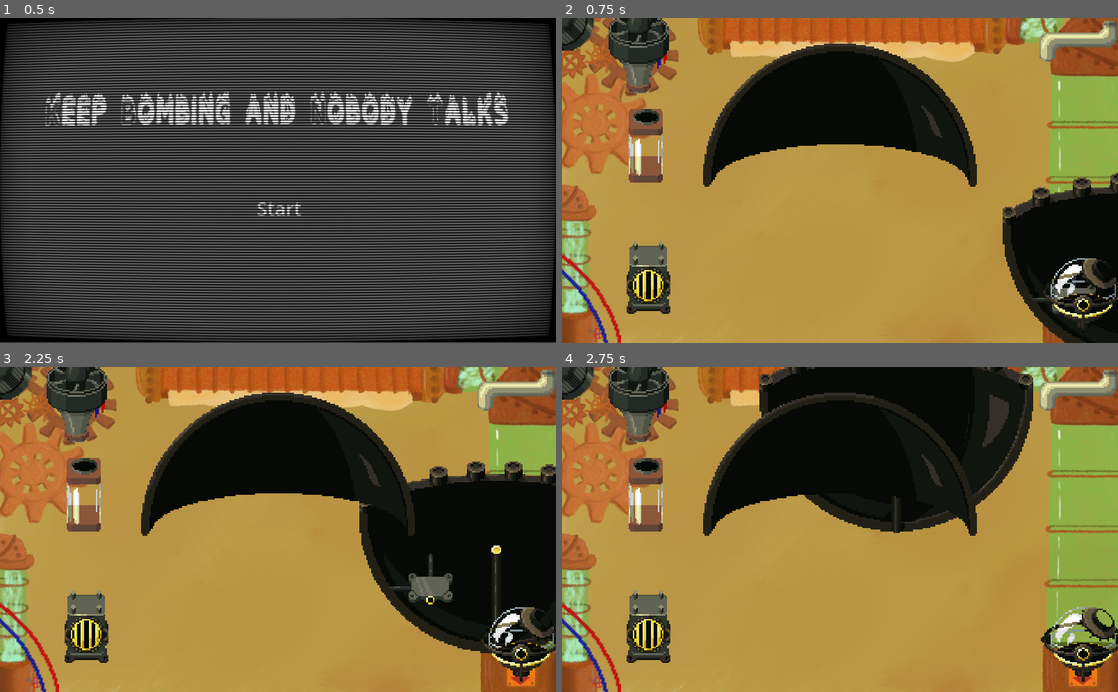
Above: before the commit, frames 1-4 (two rows, left to right).
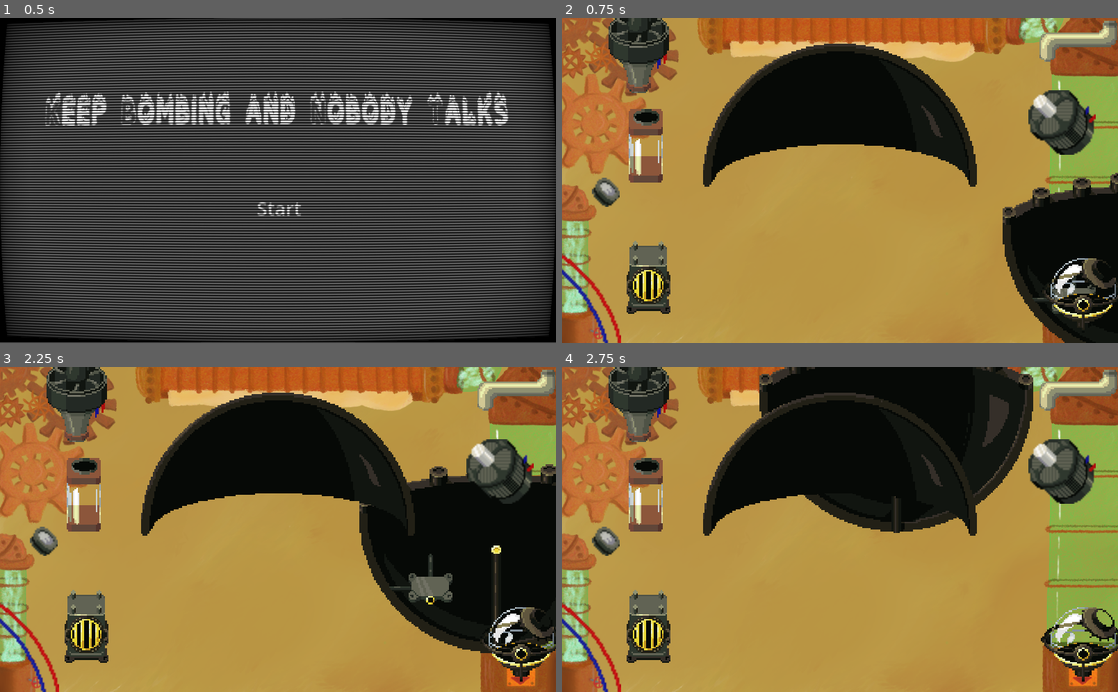
Above: after the commit, the same moments.

Repository: MarianPoirot/Gamejam-construire
Game: Godot game, scene res://Scenes/World/Opening.tscn
The game is run twice, just before and just after one commit, with the same random seed, the same clock (stepped at 60 frames per second) and the same inputs.
Inputs (mouse positions are in pixels of both pictures, inside the frame that each line leads up to):
- Up to frame 1 (0.5 s): no input
- Up to frame 2 (0.75 s): click "Start" at 0.5 s
- Up to frame 3 (2.25 s): tap Enter at 1.25 s; drag from (278, 461) to (461, 643) at 1.27 s; tap Space (start) at 2 s; drag from (522, 643) to (278, 461) at 2.02 s
- Up to frame 4 (2.75 s): no input

Frame 1 is identical in both runs. In frame 2, 2.6% of the frame differs, in the area x 0-96%, y 0-59%; in frame 3, 2.3%; in frame 4, 2.6%.

Commit message:
added bouchon

Diff:
--- a/Scenes/Pieces/ballon.tscn
+++ b/Scenes/Pieces/ballon.tscn
@@ -6,7 +6,6 @@
 
 [node name="ballon" instance=ExtResource("1_o23yy")]
 texture_filter = 1
-id = 1
 
 [node name="Ancre" parent="." index="1"]
 position = Vector2(0, 14)
@@ -16,7 +15,7 @@
 texture_filter = 1
 texture = ExtResource("2_7xcas")
 
-[node name="ancre" parent="recepteurAncre" index="0" instance=ExtResource("2_airq1")]
-position = Vector2(15, -18)
+[node name="ancre-bouchon" parent="recepteurAncre" index="0" instance=ExtResource("2_airq1")]
+position = Vector2(13, -16)
 scale = Vector2(0.8, 0.8)
-id = 9
+id = 1
--- a/Scenes/Pieces/bouchon.tscn
+++ b/Scenes/Pieces/bouchon.tscn
@@ -1,17 +1,20 @@
-[gd_scene load_steps=4 format=3 uid="uid://dnhgpm6x2k2c2"]
+[gd_scene load_steps=5 format=3 uid="uid://dnhgpm6x2k2c2"]
 
 [ext_resource type="PackedScene" uid="uid://dfk32paob4qpa" path="res://Scenes/Pieces/Piece.tscn" id="1_014yb"]
 [ext_resource type="PackedScene" uid="uid://dgicsyqpftdlt" path="res://Scenes/Pieces/ancre.tscn" id="2_nhvv8"]
+[ext_resource type="Texture2D" uid="uid://dwwwe6smni4n" path="res://Assets/Sprites/Bouchon.png" id="3_umwne"]
 
-[sub_resource type="RectangleShape2D" id="RectangleShape2D_2a1o5"]
-size = Vector2(83, 76)
+[sub_resource type="CircleShape2D" id="CircleShape2D_5wlq3"]
+radius = 8.0
 
 [node name="bouchon" instance=ExtResource("1_014yb")]
 id = 1
 
 [node name="DragDropCollision" parent="." index="0"]
-shape = SubResource("RectangleShape2D_2a1o5")
+shape = SubResource("CircleShape2D_5wlq3")
 
 [node name="ancreGoupille" parent="recepteurAncre" index="0" instance=ExtResource("2_nhvv8")]
-position = Vector2(0, -38)
 id = 11
+
+[node name="Sprite2D" type="Sprite2D" parent="." index="3"]
+texture = ExtResource("3_umwne")
--- a/Scenes/World/Main.tscn
+++ b/Scenes/World/Main.tscn
@@ -11,6 +11,7 @@
 [ext_resource type="PackedScene" uid="uid://dx4bvefdrh8sf" path="res://Scenes/Pieces/turbine.tscn" id="7_pxymf"]
 [ext_resource type="PackedScene" uid="uid://bm3duwca17ehv" path="res://Scenes/Pieces/cable.tscn" id="10_scpqc"]
 [ext_resource type="PackedScene" uid="uid://c01csw6ryydmw" path="res://Scenes/Pieces/moteur.tscn" id="11_mkq26"]
+[ext_resource type="PackedScene" uid="uid://dnhgpm6x2k2c2" path="res://Scenes/Pieces/bouchon.tscn" id="12_6p58o"]
 
 [node name="Main" type="Node2D"]
 script = ExtResource("1_vn17v")
@@ -31,7 +32,6 @@
 [node name="ballon" parent="." instance=ExtResource("2_y7w6m")]
 position = Vector2(960, 512)
 scale = Vector2(3, 3)
-id = 0
 
 [node name="Chaudiere" parent="." instance=ExtResource("6_ncykg")]
 position = Vector2(159, 479)
@@ -55,4 +55,9 @@
 scale = Vector2(3, 3)
 
 [node name="Moteur" parent="." instance=ExtResource("11_mkq26")]
+position = Vector2(921, 193)
 scale = Vector2(3, 3)
+
+[node name="bouchon" parent="." instance=ExtResource("12_6p58o")]
+position = Vector2(81, 322)
+scale = Vector2(3, 3)
Not shown: 1 places in Scenes/World/Main.tscn that only renumber resources
